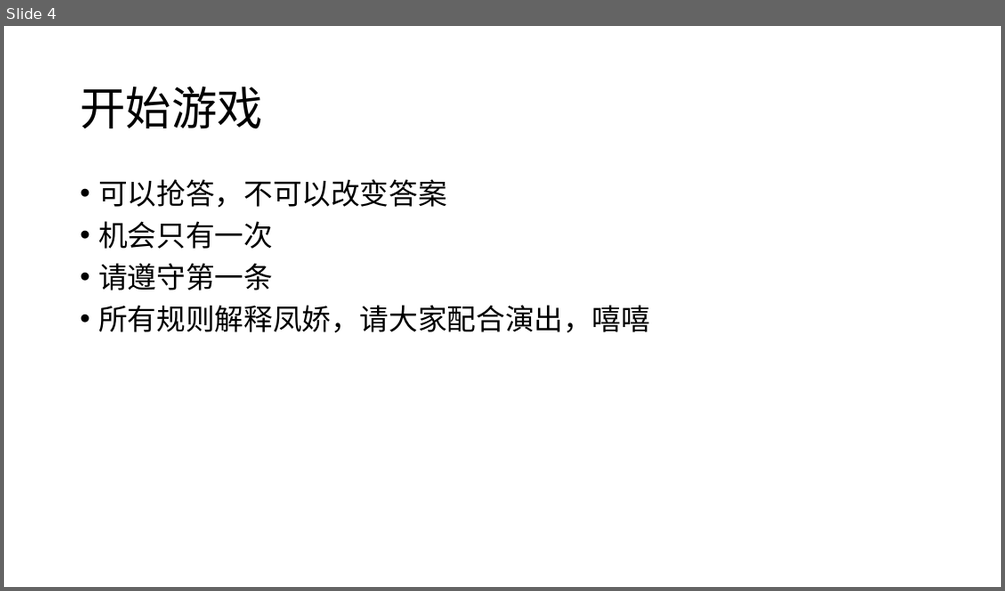
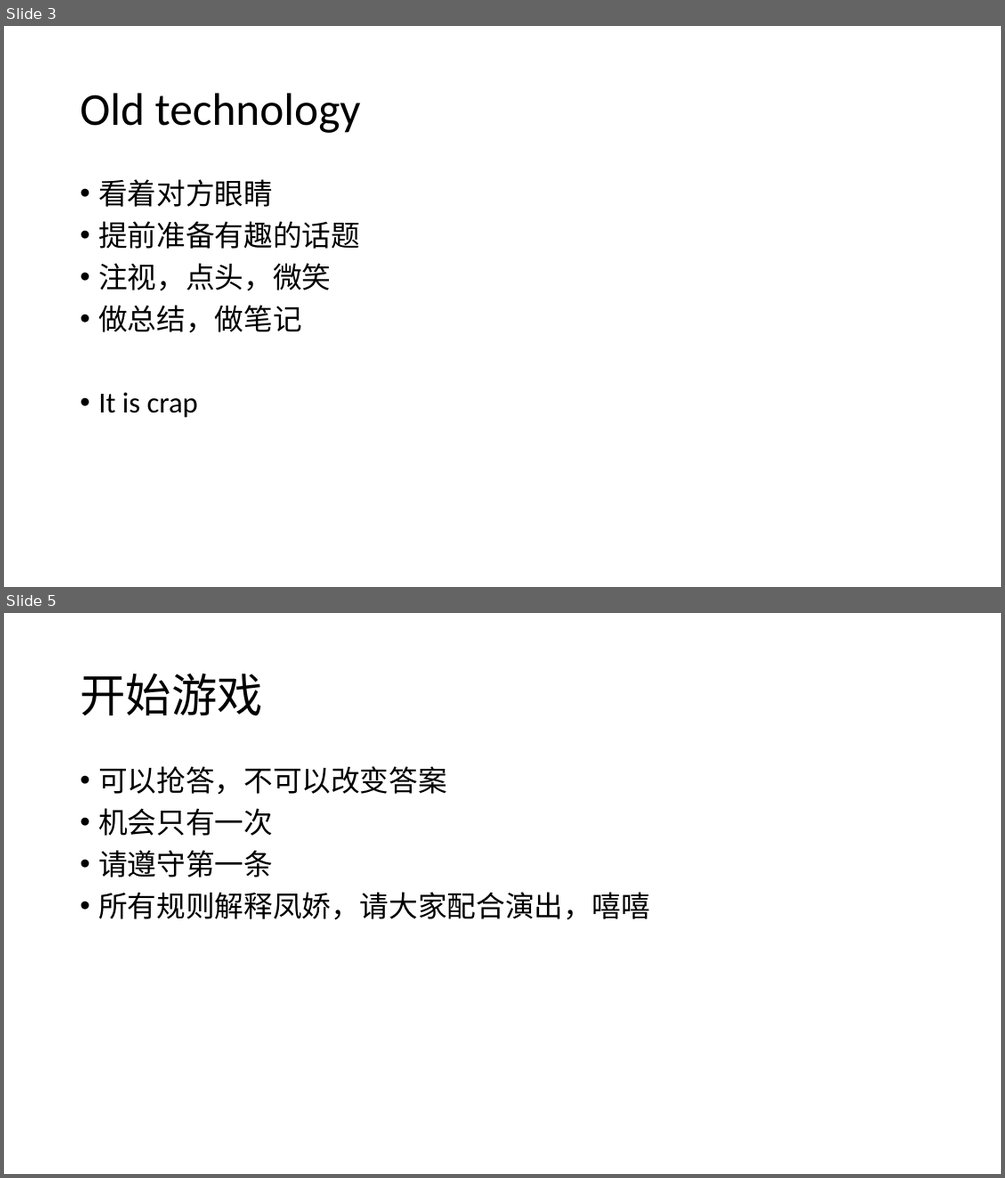
Before and after one commit to Yonahwang/God_with_me, a slide deck: 2018Q2/TGIF/TGIP_June6.pptx. Shown one above the other, each under a label of ours: slide 4 before the commit, slides 3 and 5 after it; the slides between them are not shown. The pictures are 1005x591 and 1005x1178 pixels, drawn with LibreOffice and Linux fonts; fonts in the diff are those of the drawing. Boxes give left, top, right and bottom in pixels: in the first picture for what was removed or moved away, otherwise in the second. Text is boxed around its words. In the diff, an @@ line names an element or a change of style, - is before the commit and + after.

```diff
--- a/2018Q2/TGIF/TGIP_June6.pptx
+++ b/2018Q2/TGIF/TGIP_June6.pptx
@@ slide 3 added at (x1=4, y1=26, x2=1001, y2=587), background #FFFFFF @@
@@ title added at (x1=80, y1=93, x2=361, y2=133), 44 pt, text #000000 @@
+Old technology
@@ text added at (x1=98, y1=179, x2=360, y2=418), 28 pt, text #000000 @@
+• 看着对方眼睛
+• 提前准备有趣的话题
+• 注视，点头，微笑
+• 做总结，做笔记
+• It is crap
@@ what was slide 4 is now slide 5 @@
```
Also in this commit, not shown: 4 slides changed, 1 other slide added, 1 slide removed, 3 other files.
